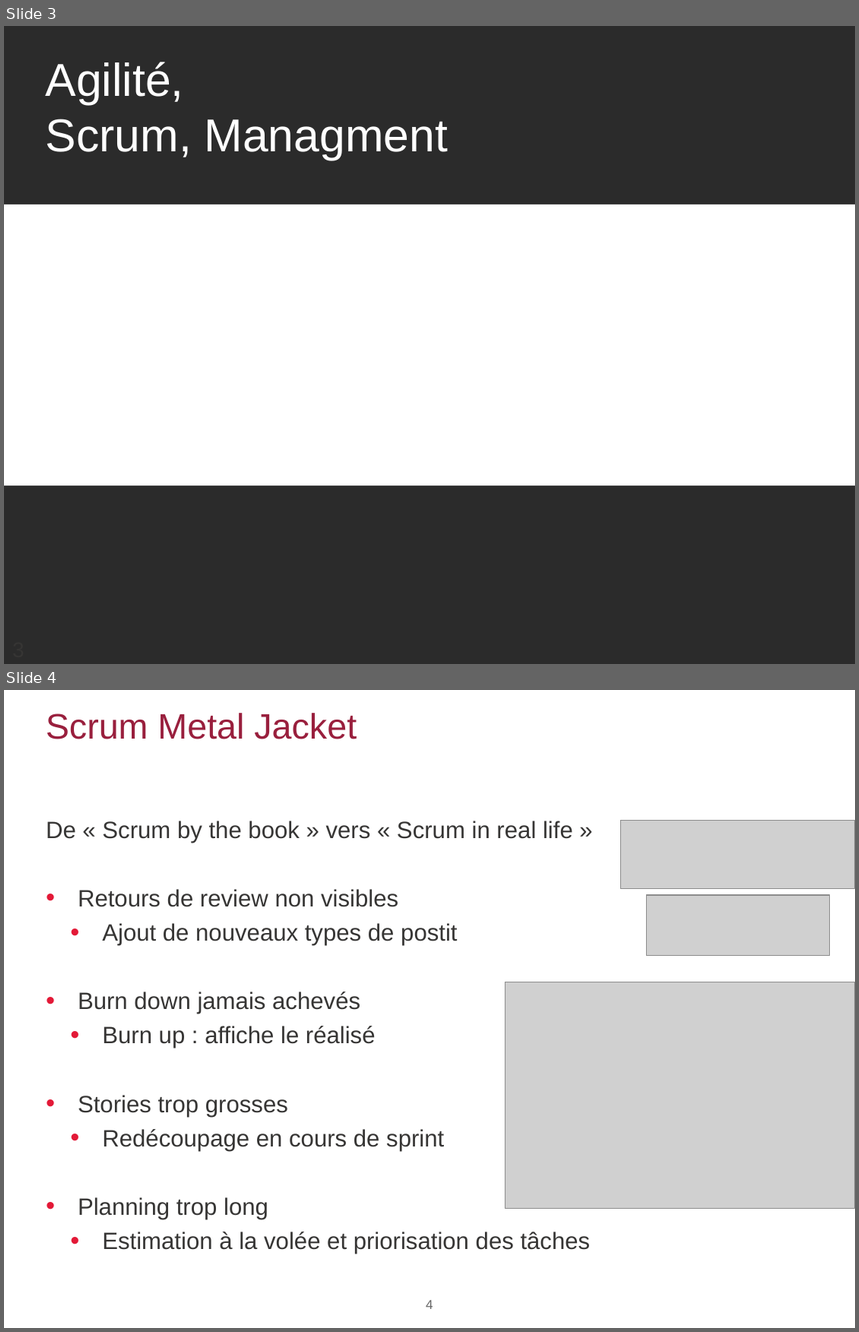
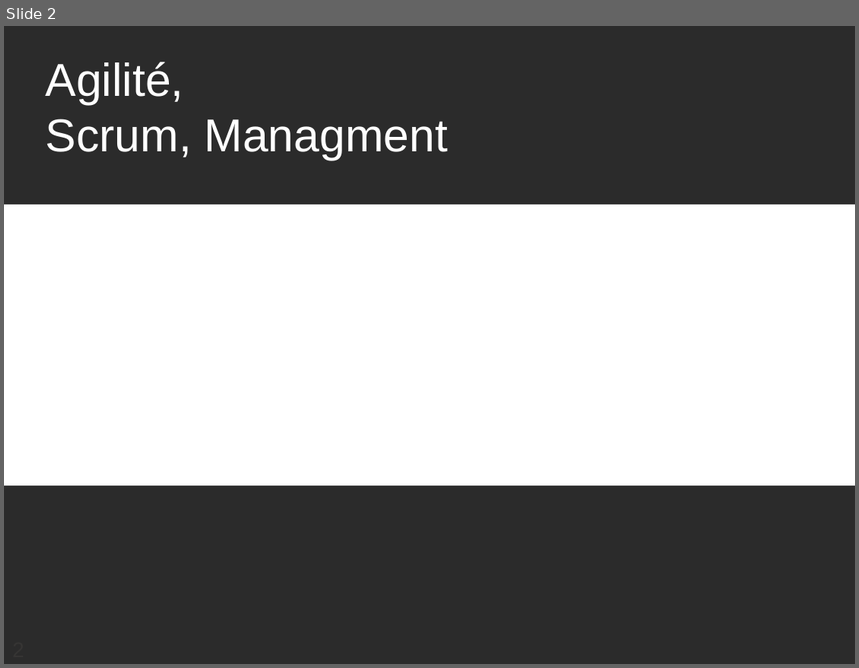
Before and after one commit to bennekrouf/prezangular, a slide deck: image/MixIT - Agilité.pptx. Shown one above the other, each under a label of ours: slides 3 and 4 before the commit, slide 2 after it. The pictures are 859x1332 and 859x668 pixels, drawn with LibreOffice and Linux fonts; fonts in the diff are those of the drawing; grey boxes stand for pictures; background and template pictures are left out; a plain dark background stands for a picture behind light text. Boxes give left, top, right and bottom in pixels: in the first picture for what was removed or moved away, otherwise in the second. Text is boxed around its words. In the diff, an @@ line names an element or a change of style, - is before the commit and + after.

```diff
--- a/image/MixIT - Agilité.pptx
+++ b/image/MixIT - Agilité.pptx
@@ slide 4 removed at [4, 690, 855, 1328], background #FFFFFF @@
@@ title removed at [46, 713, 357, 739] @@
-Scrum Metal Jacket
@@ text removed at [46, 821, 591, 1254] @@
-De « Scrum by the book » vers « Scrum in real life »
-• Retours de review non visibles
-  • Ajout de nouveaux types de postit
-• Burn down jamais achevés
-  • Burn up : affiche le réalisé
-• Stories trop grosses
-  • Redécoupage en cours de sprint
-• Planning trop long
-  • Estimation à la volée et priorisation des tâches
@@ picture removed at [621, 820, 855, 888] @@
@@ picture removed at [647, 895, 829, 955] @@
@@ picture removed at [506, 983, 855, 1209] @@
@@ page number removed at [426, 1300, 433, 1309] @@
-4
@@ what was slide 3 is now slide 2 @@
```
Also in this commit, not shown: 4 other slides removed, 1 other file.
